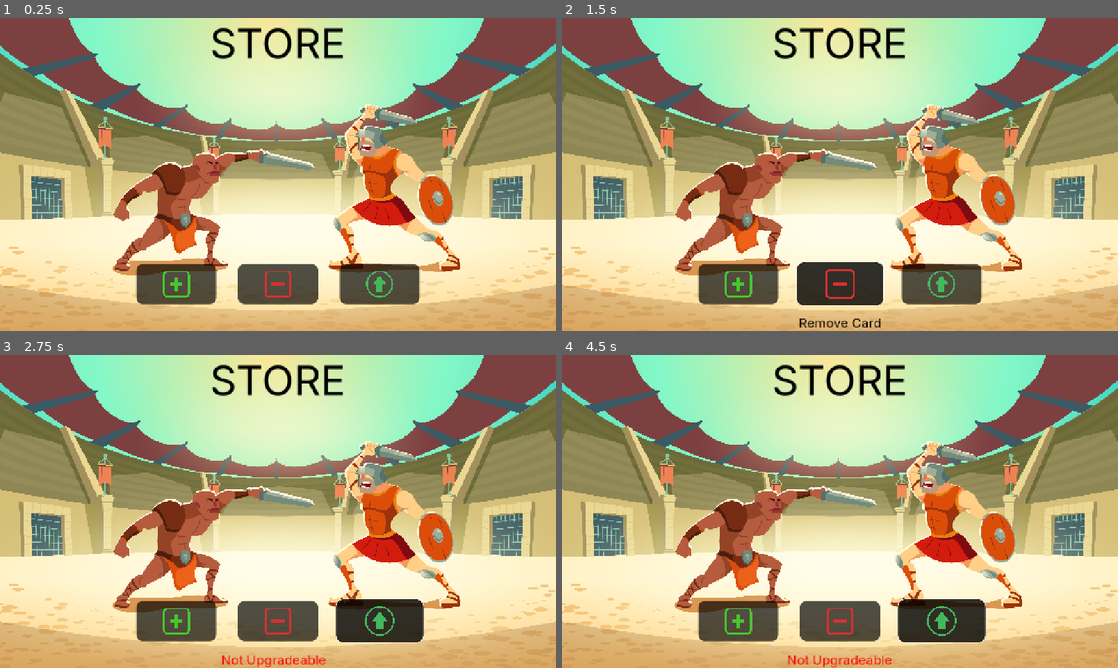
Above: before the commit, frames 1-4 (two rows, left to right).
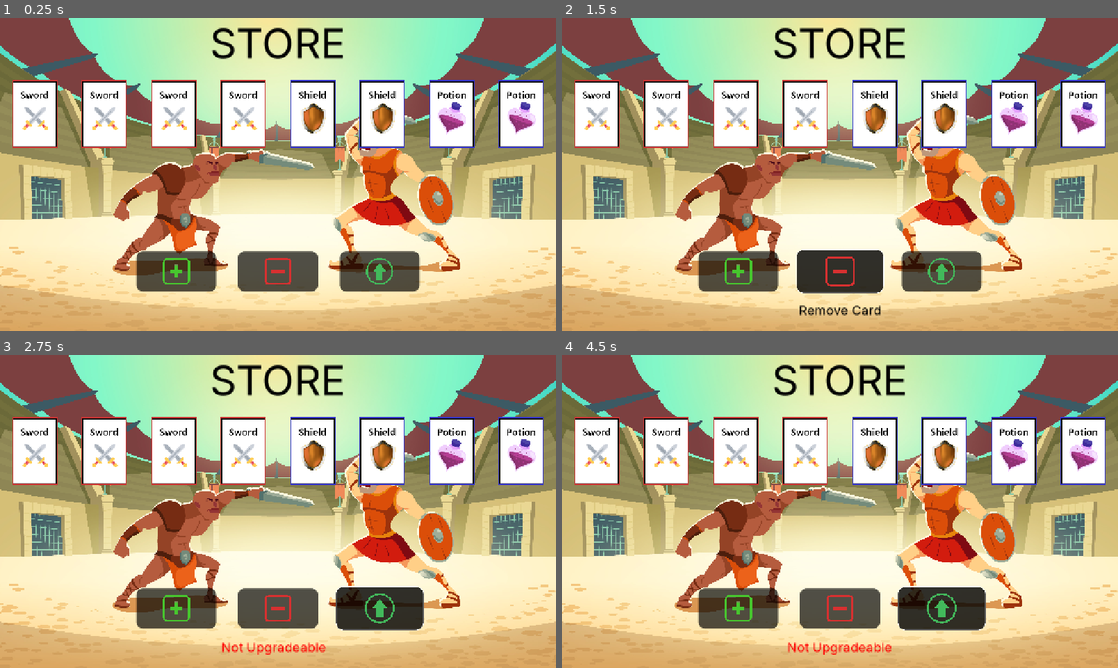
Above: after the commit, the same moments.

Repository: ChrisNGDC/cards_combat_game
Game: Godot game, scene res://escenes/store.tscn
Two runs of this game, one before a commit and one after it. Both use one fixed random seed, a clock stepped at 60 frames per second and the inputs below. This scene is started directly instead of the project's main scene.
Inputs (mouse positions are in pixels of both pictures, inside the frame that each line leads up to; where the layout moved, square brackets give the same spot in the first picture):
- Up to frame 1 (0.25 s): no input
- Up to frame 2 (1.5 s): click (739, 271) [739, 284] at 0.5 s; click (840, 271) [840, 284] at 1.25 s
- Up to frame 3 (2.75 s): click (378, 608) [378, 621] at 2 s
- Up to frame 4 (4.5 s): click (739, 608) [739, 621] at 2.75 s; click (840, 608) [840, 621] at 3.5 s; click (940, 608) [940, 621] at 4.25 s

The runs differ from the first frame. In frame 1, 18% of the frame differs, in the area x 2-98%, y 19-92%; in frame 2, 19%; in frame 3, 19%; in frame 4, 19%, in the area x 2-98%, y 19-100%.
Error before the commit: Invalid access to property or key 'cartas' on a base object of type 'Nil'. (res://scripts/Store/item_shelf.gd:11)

Commit message:
Update store button modes to include STORE_ prefix and adjust layout

Diff:
--- a/escenes/store.tscn
+++ b/escenes/store.tscn
@@ -281,6 +281,7 @@
 anchors_preset = 15
 anchor_right = 1.0
 anchor_bottom = 1.0
+offset_bottom = -29.0
 grow_horizontal = 2
 grow_vertical = 2
 pivot_offset_ratio = Vector2(0.5, 0.5)
@@ -333,7 +334,7 @@
 script = ExtResource("4_suv53")
 description_label = NodePath("../../ActionHoverEffect")
 hover_text = "STORE_ADD_MSG"
-mode = "ADD"
+mode = "STORE_ADD"
 footer_node = NodePath("..")
 next_button = NodePath("../../NextRoundButton")
 
@@ -352,7 +353,7 @@
 script = ExtResource("4_suv53")
 description_label = NodePath("../../ActionHoverEffect")
 hover_text = "STORE_REMOVE_MSG"
-mode = "REMOVE"
+mode = "STORE_REMOVE"
 footer_node = NodePath("..")
 next_button = NodePath("../../NextRoundButton")
 
@@ -371,7 +372,7 @@
 script = ExtResource("4_suv53")
 description_label = NodePath("../../ActionHoverEffect")
 hover_text = "STORE_UPGRADE_MSG"
-mode = "UPGRADE"
+mode = "STORE_UPGRADE"
 footer_node = NodePath("..")
 next_button = NodePath("../../NextRoundButton")
 
--- a/scripts/Store/store_button.gd
+++ b/scripts/Store/store_button.gd
@@ -31,19 +31,19 @@
 	var selected_index = shelf.selected_card_index
 	var action_success = false
 	match mode:
-		"ADD":
+		"STORE_ADD":
 			if selected_data:
 				var new_card = selected_data.duplicate(true)
 				new_card.nivel_actual = 0
 				GlobalData.selected_deck.cartas.append(new_card)
 				action_success = true
-		"REMOVE":
+		"STORE_REMOVE":
 			if selected_index != -1:
 				GlobalData.selected_deck.cartas.remove_at(selected_index)
 				shelf.selected_card_index = -1
 				shelf.selected_card_data = null
 				action_success = true
-		"UPGRADE":
+		"STORE_UPGRADE":
 			if selected_index != -1 and selected_data and selected_data.upgradeable():
 				GlobalData.selected_deck.cartas[selected_index].upgrade()
 				action_success = true
--- a/scripts/global_data.gd
+++ b/scripts/global_data.gd
@@ -13,7 +13,7 @@
 		cpu_hp = clamp(val, 0, 100)
 		hp_changed.emit(cpu_hp, false)
 var cpu_damage_to_recieve: int = 0
-var selected_deck: BaseDeck = null
+var selected_deck: BaseDeck = FighterDeck.new()
 var turns = 0
 
 var cards_classes = {
